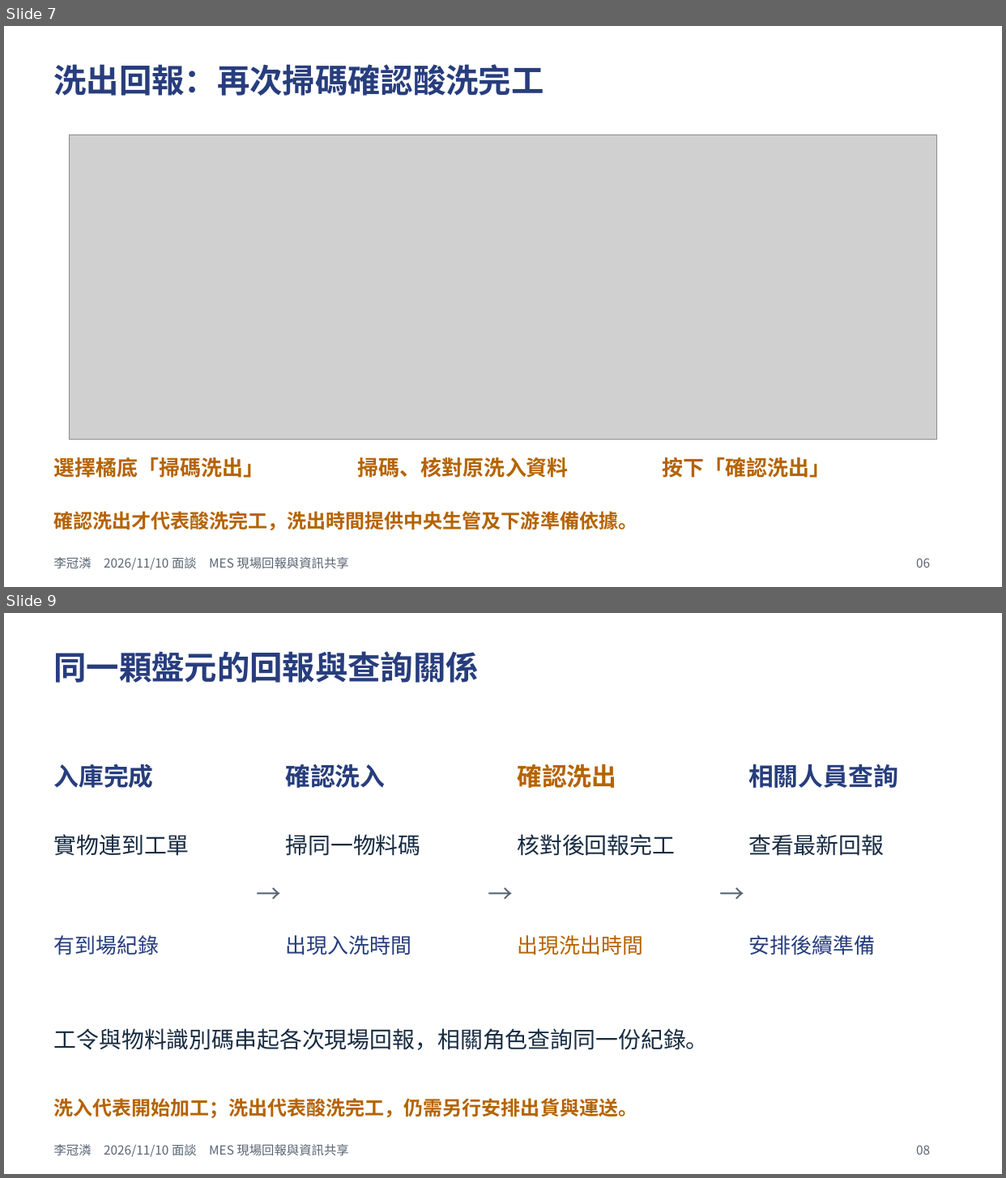
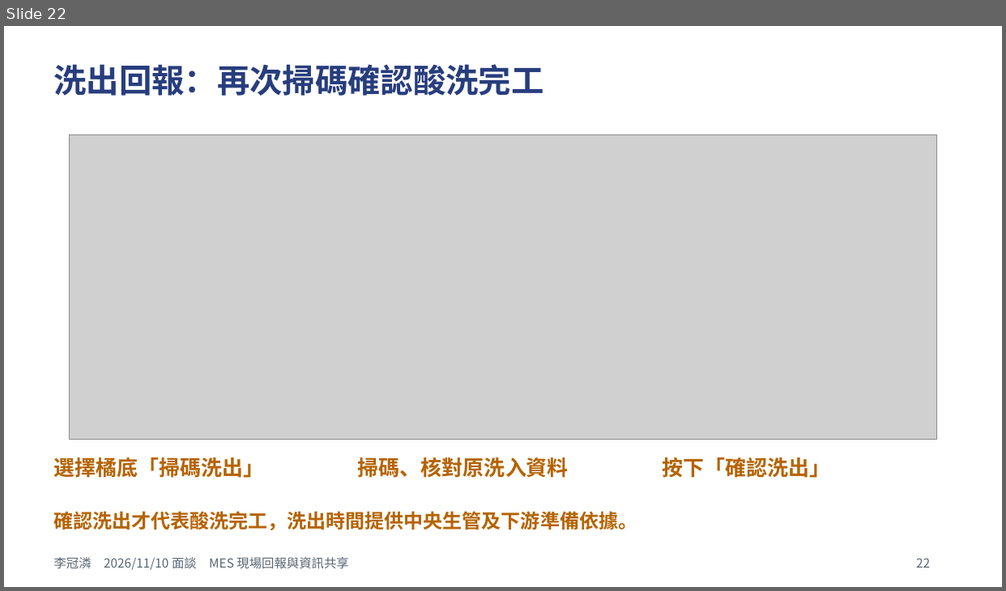
Before and after one commit to vannessiii2/report2, a slide deck: ppt/MES洗入洗出與天車AR_1110面談版.pptx. Shown one above the other, each under a label of ours: slides 7 and 9 before the commit, slide 22 after it; the slides between them are not shown. The pictures are 1006x1178 and 1006x591 pixels, drawn with LibreOffice and Linux fonts; fonts in the diff are those of the drawing; grey boxes stand for pictures. Boxes give left, top, right and bottom in pixels: in the first picture for what was removed or moved away, otherwise in the second. Text is boxed around its words. In the diff, an @@ line names an element or a change of style, - is before the commit and + after.

```diff
--- a/ppt/MES洗入洗出與天車AR_1110面談版.pptx
+++ b/ppt/MES洗入洗出與天車AR_1110面談版.pptx
@@ slide 9 removed at box(4, 613, 1002, 1174), background #FFFFFF @@
@@ text removed at box(54, 651, 479, 683) @@
-同一顆盤元的回報與查詢關係
@@ text removed at box(54, 764, 154, 788) @@
-入庫完成
@@ text removed at box(285, 764, 385, 788) @@
-確認洗入
@@ text removed at box(517, 764, 616, 788) @@
-確認洗出
@@ text removed at box(748, 764, 898, 788) @@
-相關人員查詢
@@ text removed at box(54, 834, 189, 856) @@
-實物連到工單
@@ text removed at box(285, 834, 420, 856) @@
-掃同一物料碼
@@ text removed at box(517, 834, 675, 856) @@
-核對後回報完工
@@ text removed at box(748, 834, 884, 856) @@
-查看最新回報
@@ text removed at box(257, 878, 288, 917) @@
-→
@@ text removed at box(488, 878, 520, 917) @@
-→
@@ text removed at box(720, 878, 751, 917) @@
-→
@@ text removed at box(54, 935, 160, 955) @@
-有到場紀錄
@@ text removed at box(285, 935, 411, 955) @@
-出現入洗時間
@@ text removed at box(517, 935, 643, 955) @@
-出現洗出時間
@@ text removed at box(748, 935, 875, 955) @@
-安排後續準備
@@ text removed at box(54, 1029, 709, 1050) @@
-工令與物料識別碼串起各次現場回報，相關角色查詢同一份紀錄。
@@ text removed at box(54, 1098, 638, 1118) @@
-洗入代表開始加工；洗出代表酸洗完工，仍需另行安排出貨與運送。
@@ text removed at box(54, 1144, 348, 1157) @@
-李冠潾 2026/11/10 面談 MES 現場回報與資訊共享
@@ text removed at box(916, 1145, 930, 1155) @@
-08
@@ what was slide 7 is now slide 22 @@
@@ slide 22 changed as well @@
@@ text at box(916, 558, 930, 568): text changed @@
-06
+22
```
Also in this commit, not shown: 5 other slides changed, 16 slides added, 8 other slides removed, 2 other files.
